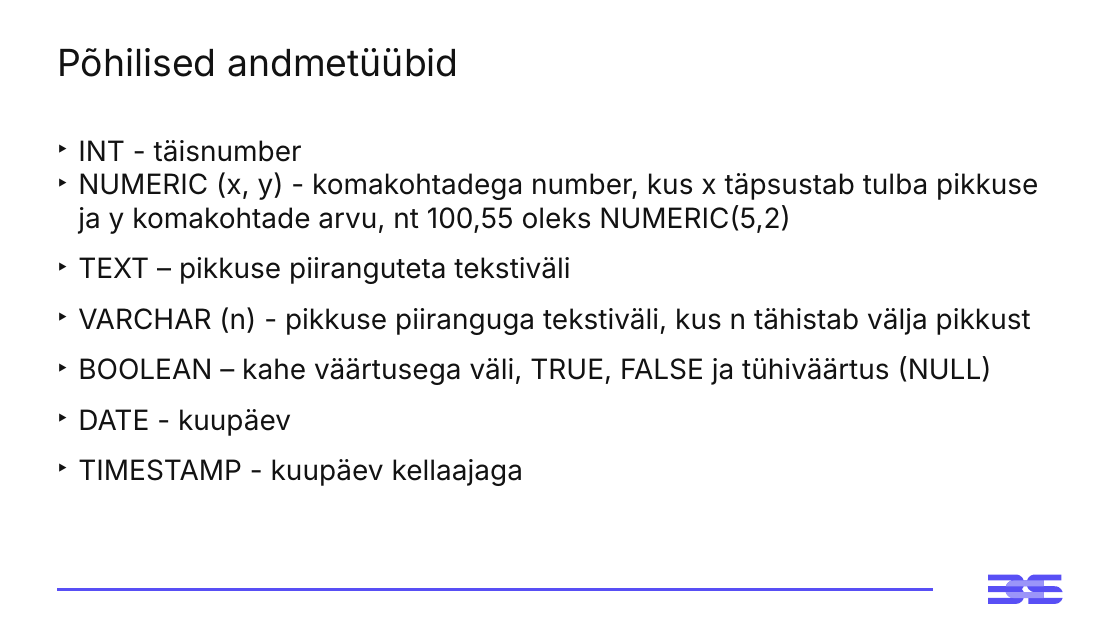
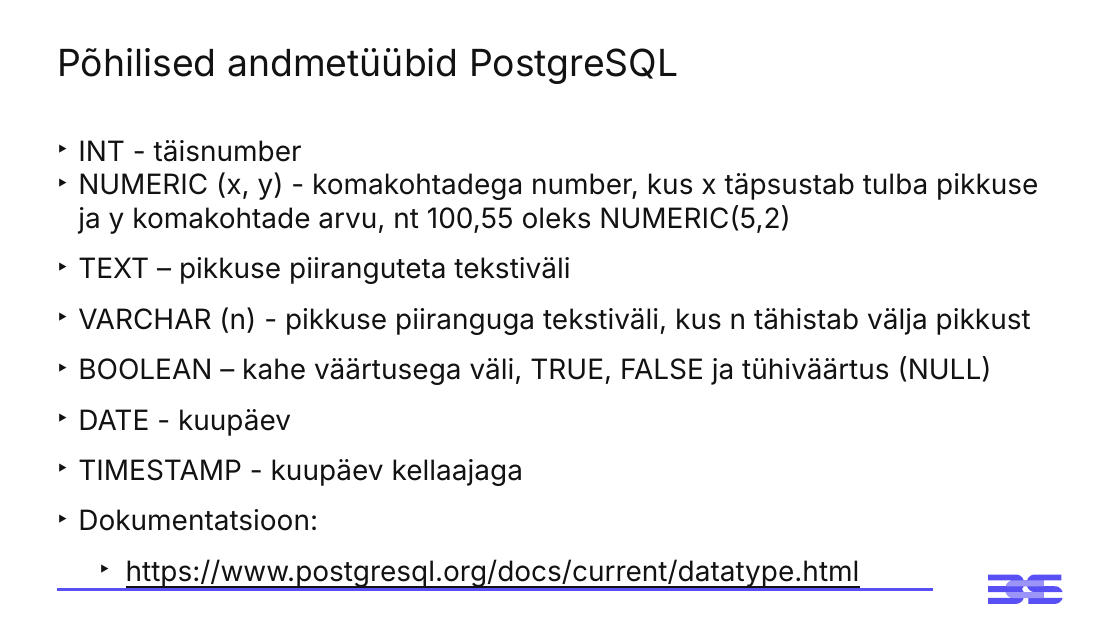
Before and after one commit to virverani/andmetarkus_2026_kevad, a slide deck: slide 5 of Day6/6-paev-andmetarkus-esitlus.pptx (slide 6 before the commit). Drawn at 1120x630 pixels with LibreOffice and Linux fonts; fonts in the diff are those of the drawing. Boxes give left, top, right and bottom in pixels: in the first picture for what was removed or moved away, otherwise in the second. Text is boxed around its words. In the diff, an @@ line names an element or a change of style, - is before the commit and + after.

```diff
--- a/Day6/6-paev-andmetarkus-esitlus.pptx
+++ b/Day6/6-paev-andmetarkus-esitlus.pptx
@@ title at (57, 48, 678, 84): text changed @@
-Põhilised andmetüübid
+Põhilised andmetüübid PostgreSQL
@@ text at (78, 509, 860, 587): paragraphs added @@
+‣ Dokumentatsioon:
+  ‣ https://www.postgresql.org/docs/current/datatype.html
```
Also in this commit, not shown: 4 other slides changed, 1 slide added, 3 slides removed, 8 other files.
